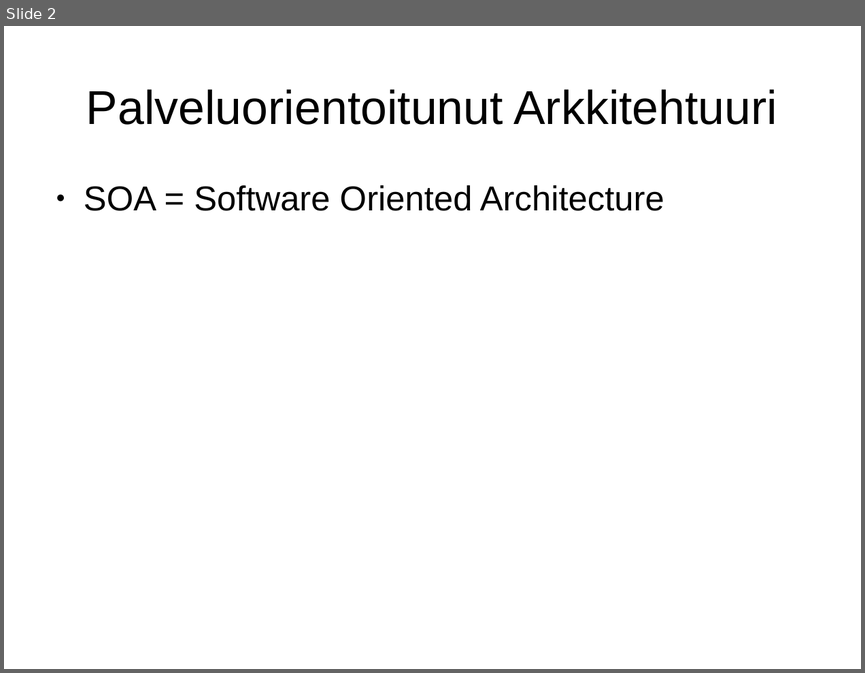
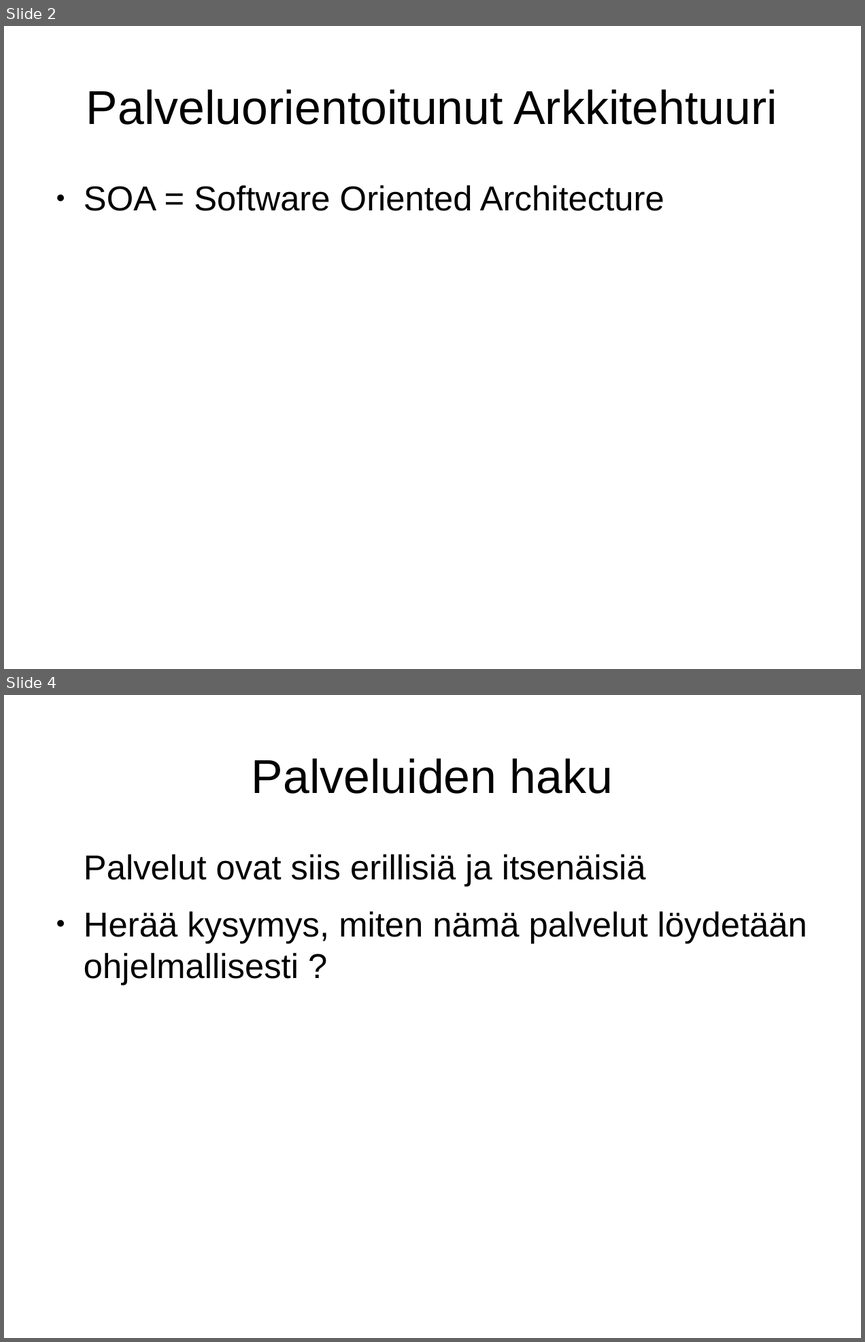
Before and after one commit to Konnila/KandiesitysToni, a slide deck: KandiEsitelma.odp. Shown one above the other, each under a label of ours: slide 2 before the commit, slides 2 and 4 after it; the slides between them are not shown. The pictures are 865x673 and 865x1342 pixels, drawn with LibreOffice and Linux fonts; fonts in the diff are those of the drawing. Boxes give left, top, right and bottom in pixels: in the first picture for what was removed or moved away, otherwise in the second. Text is boxed around its words. In the diff, an @@ line names an element or a change of style, - is before the commit and + after.

```diff
--- a/KandiEsitelma.odp
+++ b/KandiEsitelma.odp
@@ slide 4 added at [4, 695, 861, 1338], background #FFFFFF @@
@@ title added at [252, 758, 613, 794], 44 pt, text #000000 @@
+Palveluiden haku
@@ text added at [84, 854, 807, 985], 32 pt, text #000000 @@
+Palvelut ovat siis erillisiä ja itsenäisiä
+● Herää kysymys, miten nämä palvelut löydetään ohjelmallisesti ?
```
Also in this commit, not shown: 1 slide changed, 12 other slides added, 1 other file.
